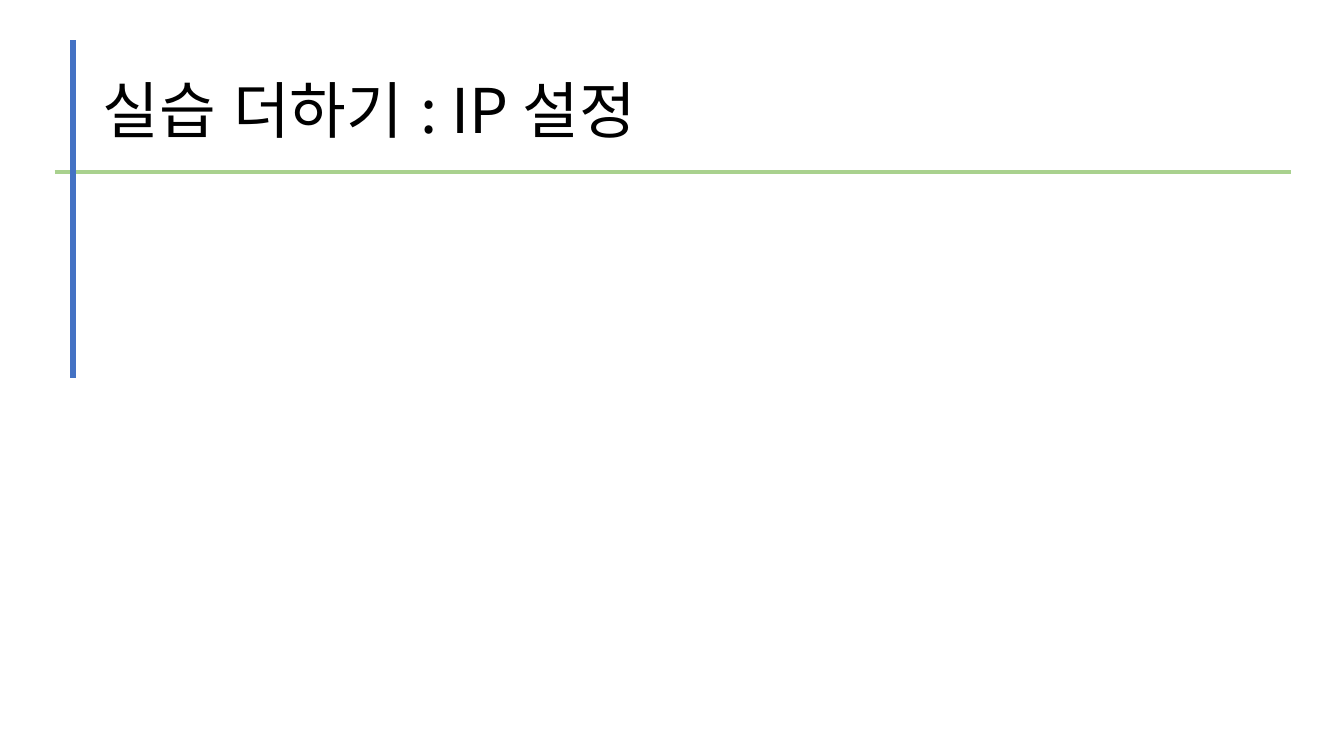
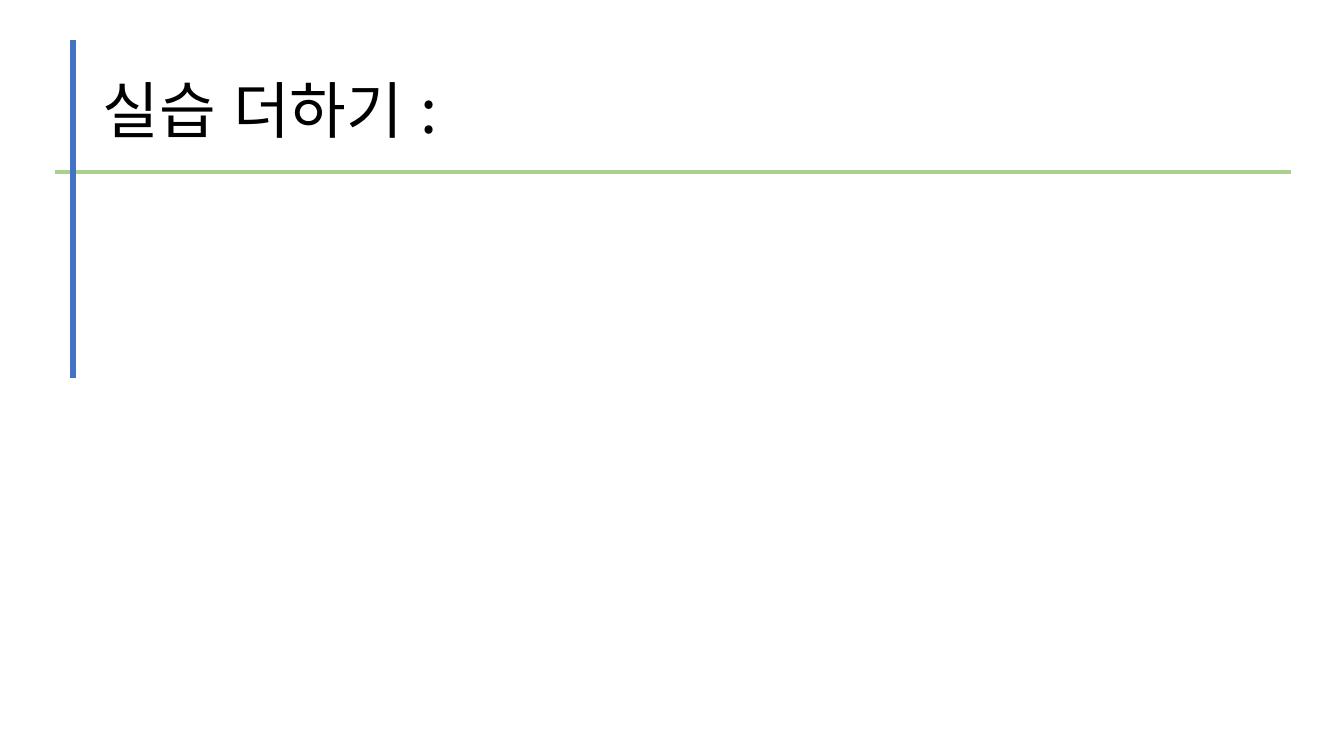
Before and after one commit to kig2929kig/network, a slide deck: slide 61 of L2L3 스위치 구축.pptx (slide 50 before the commit). Drawn at 1344x756 pixels with LibreOffice and Linux fonts; fonts in the diff are those of the drawing. Boxes give left, top, right and bottom in pixels: in the first picture for what was removed or moved away, otherwise in the second. Text is boxed around its words. In the diff, an @@ line names an element or a change of style, - is before the commit and + after.

```diff
--- a/L2L3 스위치 구축.pptx
+++ b/L2L3 스위치 구축.pptx
@@ title at box(102, 82, 403, 138): text changed @@
-실습 더하기 : IP 설정
+실습 더하기 :
```
Also in this commit, not shown: 1 other slide changed, 15 slides added, 1 slide removed.
